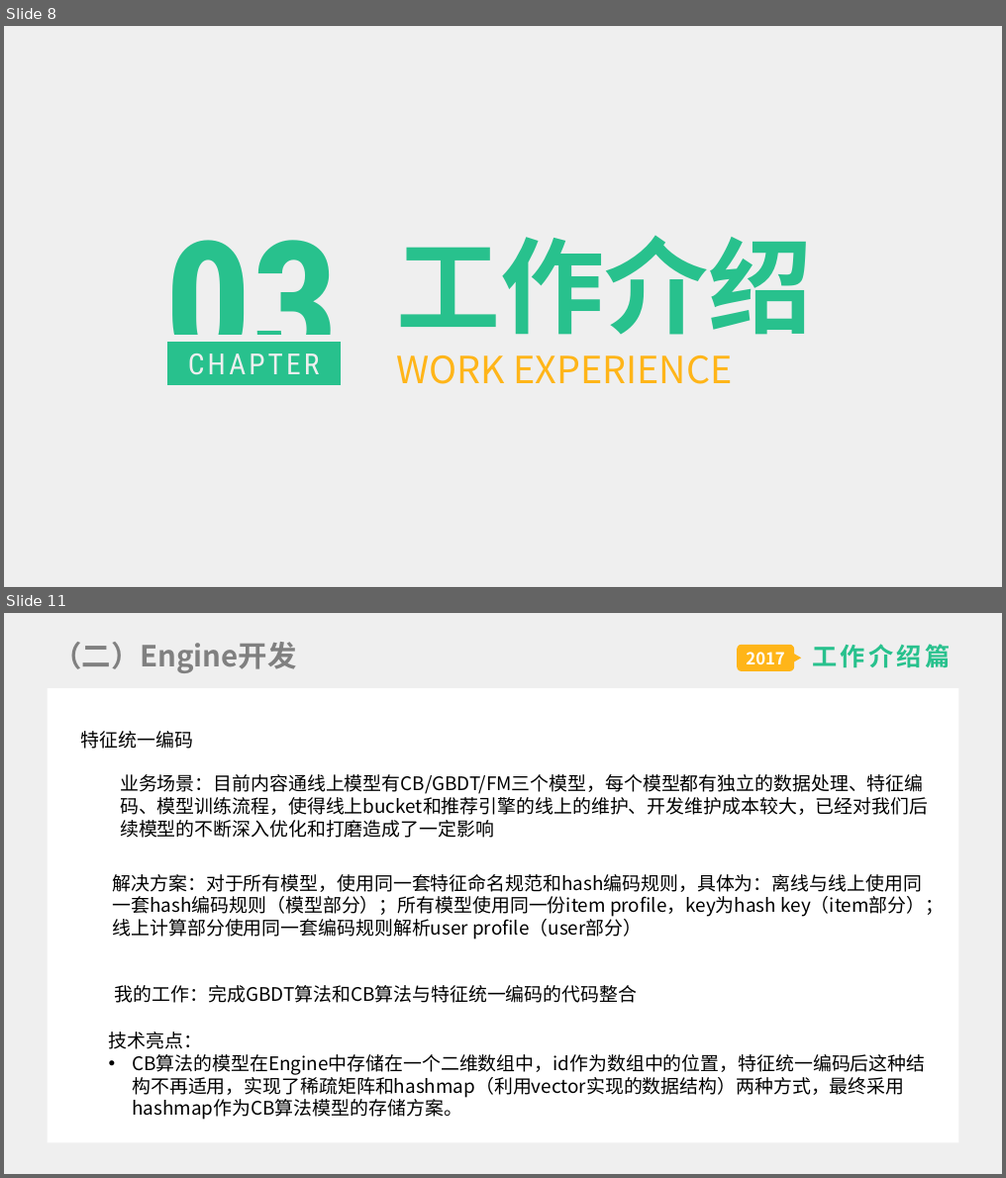
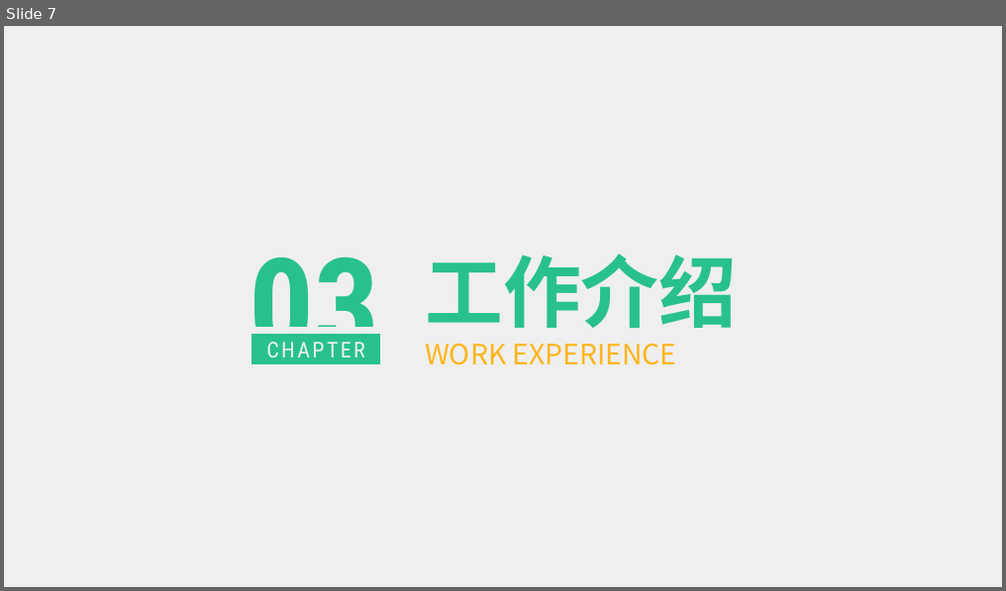
Before and after one commit to liygcoder/workerspace, a slide deck: ppt.pptx. Shown one above the other, each under a label of ours: slides 8 and 11 before the commit, slide 7 after it; the slides between them are not shown. The pictures are 1006x1178 and 1006x591 pixels, drawn with LibreOffice and Linux fonts; fonts in the diff are those of the drawing. Boxes give left, top, right and bottom in pixels: in the first picture for what was removed or moved away, otherwise in the second. Text is boxed around its words. In the diff, an @@ line names an element or a change of style, - is before the commit and + after.

```diff
--- a/ppt.pptx
+++ b/ppt.pptx
@@ slide 11 removed at [4, 613, 1002, 1174], background #EFEFEF @@
@@ title removed at [54, 642, 297, 673] @@
-（二）Engine开发
@@ rounded rectangle removed at [737, 645, 795, 671] @@
-2017
@@ triangle removed at [795, 654, 801, 662] @@
@@ subtitle removed at [813, 644, 950, 668] @@
-工作介绍篇
@@ rectangle removed at [48, 688, 959, 1144] @@
@@ text removed at [81, 731, 193, 749] @@
-特征统一编码
@@ text removed at [120, 774, 928, 838] @@
-业务场景：目前内容通线上模型有CB/GBDT/FM三个模型，每个模型都有独立的数据处理、特征编码、模型训练流程，使得线上bucket和推荐引擎的线上的维护、开发维护成本较大，已经对我们后续模型的不断深入优化和打磨造成了一定影响
@@ text removed at [113, 874, 944, 940] @@
-解决方案：对于所有模型，使用同一套特征命名规范和hash编码规则，具体为：离线与线上使用同一套hash编码规则（模型部分）；所有模型使用同一份item profile，key为hash key（item部分）；线上计算部分使用同一套编码规则解析user profile（user部分）
@@ text removed at [115, 985, 637, 1003] @@
-我的工作：完成GBDT算法和CB算法与特征统一编码的代码整合
@@ text removed at [109, 1032, 925, 1120] @@
-技术亮点：
-• CB算法的模型在Engine中存储在一个二维数组中，id作为数组中的位置，特征统一编码后这种结构不再适用，实现了稀疏矩阵和hashmap（利用vector实现的数据结构）两种方式，最终采用hashmap作为CB算法模型的存储方案。
@@ what was slide 8 is now slide 7 @@
@@ slide 7 changed as well @@
@@ text "03": place and size @@
-text "03" at [164, 240, 339, 385]
+text "03" at [250, 257, 380, 365]
@@ text "03" at [250, 257, 380, 365]: size 166 to 124.5 pt @@
@@ text "工作介绍": place and size @@
-text "工作介绍" at [397, 235, 813, 384]
+text "工作介绍" at [425, 254, 737, 366]
@@ text "工作介绍" at [425, 254, 737, 366]: size 100 to 75 pt in "工作介绍"; size 36 to 27 pt in "WORK EXPERIENCE" @@
@@ rectangle "CHAPTER": place and size @@
-rectangle "CHAPTER" at [164, 338, 344, 388]
+rectangle "CHAPTER" at [249, 331, 383, 369]
@@ rectangle "CHAPTER" at [249, 331, 383, 369]: size 28 to 21 pt, letter spacing 3 to 2.2 pt @@
```
Also in this commit, not shown: 12 other slides changed, 6 slides added, 6 other slides removed.
